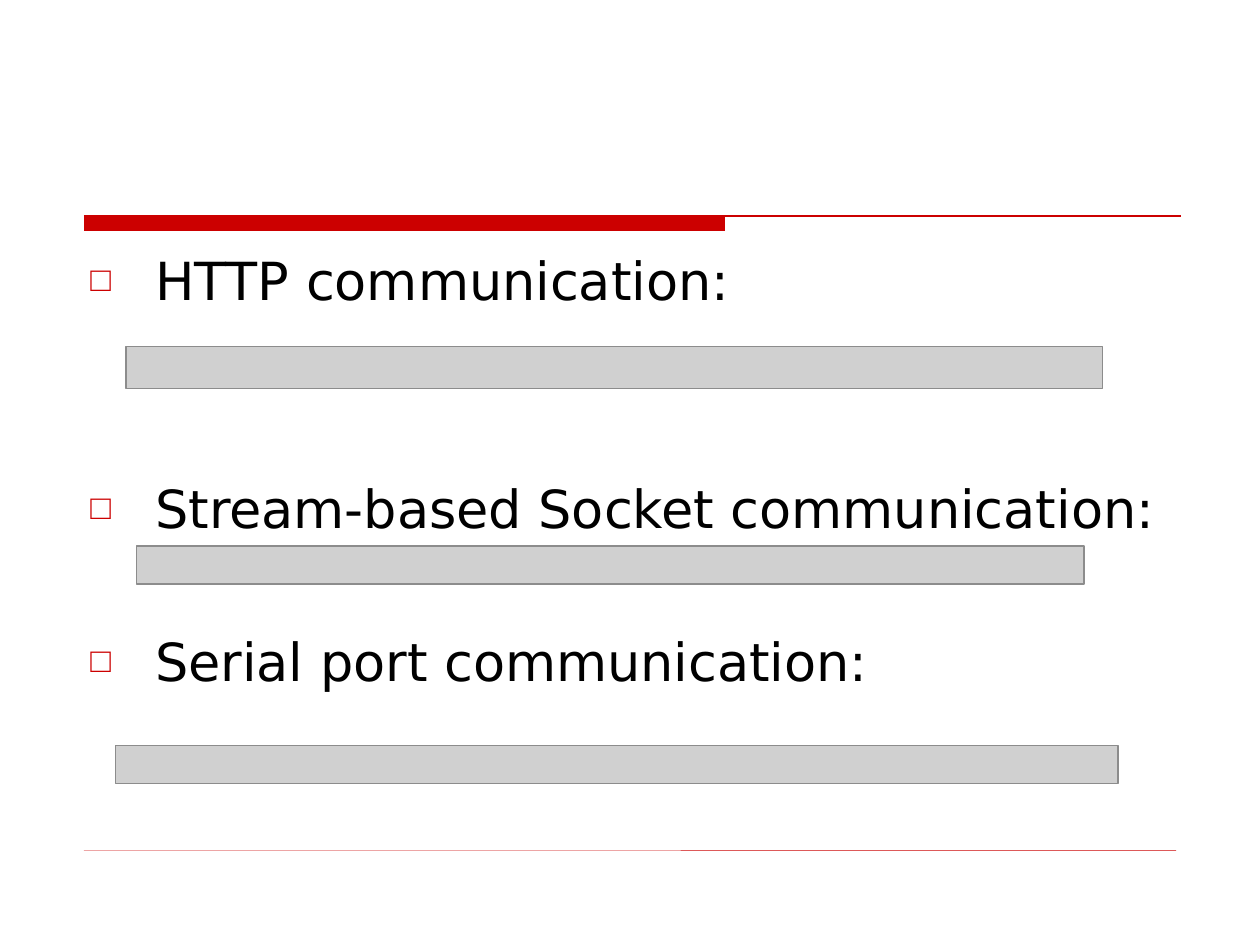
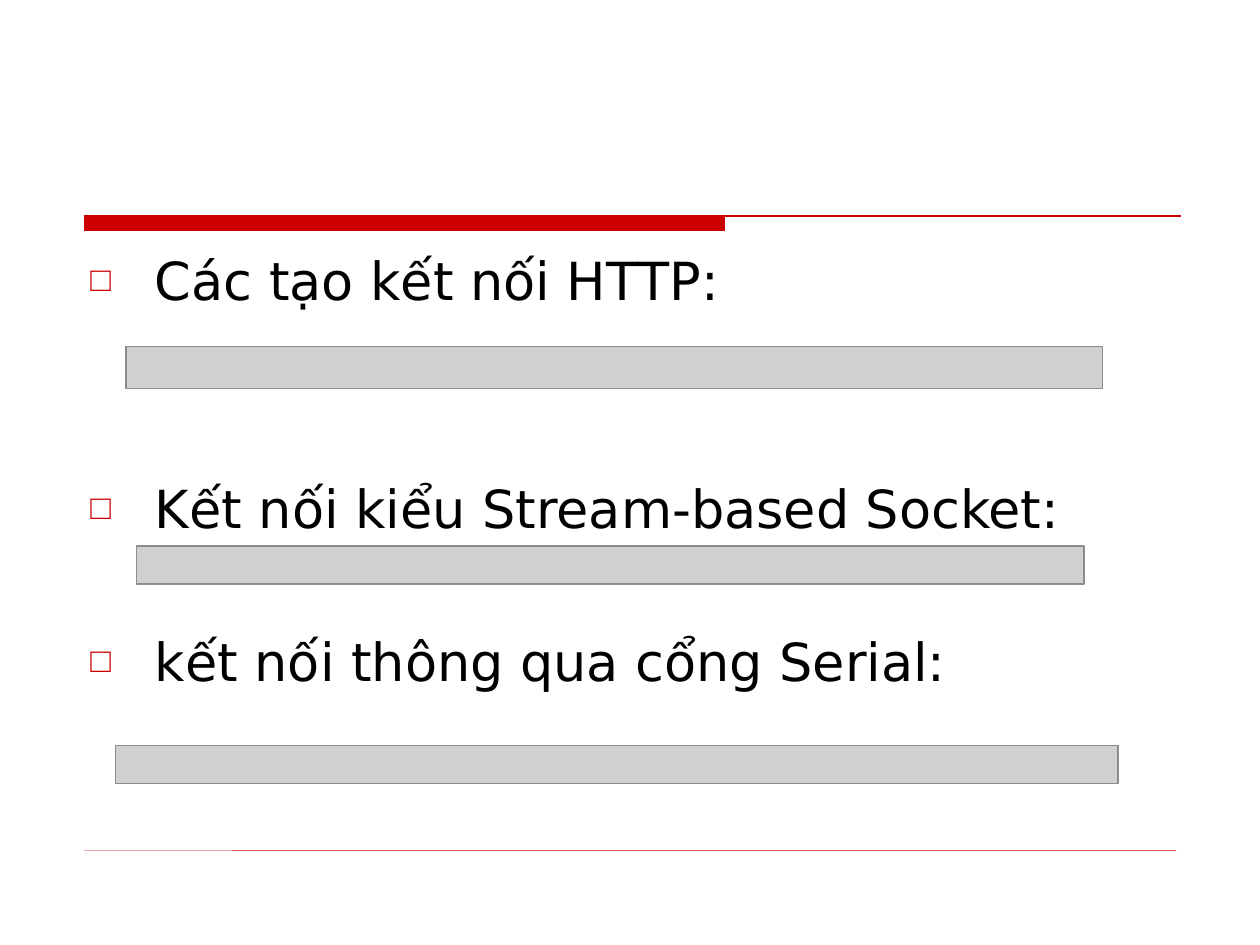
Before and after one commit to phamtuanchip/labs, a slide deck: slide 8 of M1304M-C1304M/j2me/slides/Session10.ppt. Drawn at 1260x945 pixels with LibreOffice and Linux fonts; fonts in the diff are those of the drawing; grey boxes stand for pictures; background and template pictures are left out. Boxes give left, top, right and bottom in pixels: in the first picture for what was removed or moved away, otherwise in the second. Text is boxed around its words. In the diff, an @@ line names an element or a change of style, - is before the commit and + after.

```diff
--- a/M1304M-C1304M/j2me/slides/Session10.ppt
+++ b/M1304M-C1304M/j2me/slides/Session10.ppt
@@ text at (155,258,1059,691): text changed @@
-□ HTTP communication:
-□ Stream-based Socket communication:
-□ Serial port communication:
+□ Các tạo kết nối HTTP:
+□ Kết nối kiểu Stream-based Socket:
+□ kết nối thông qua cổng Serial:
```
Also in this commit, not shown: 11 other slides changed, 2 slides added, 2 slides removed, 7 other files.
